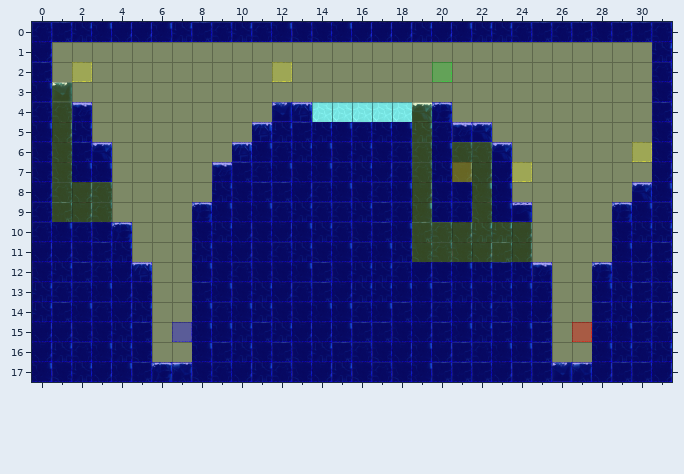
Two versions of a level (Tiled map, Spellington/src/res/map/mapPlains11.tmx). Above is the file before it was changed.
Cells are 50x50 px. Shown: x 0..31, y 0..17.
The same view after the edit:
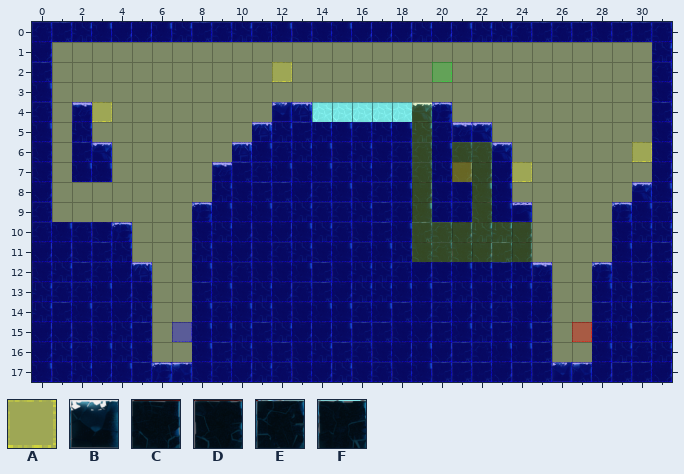
Key: from "collisionTile": A 4; from "frozenPlainsTile": B 6, C 40, D 42, E 44, F 45.
_ is an empty cell, . an unchanged one.
See-through tiles are keyed as they look on the map.
From old to new:
--- layer "terrain"
@@ x 1..3 @@
- 3 B..
- 4 E..
- 5 C..
- 6 D..
- 7 D..
- 8 ECE
- 9 FCE
+ 3 _..
+ 4 _..
+ 5 _..
+ 6 _..
+ 7 _..
+ 8 ___
+ 9 ___
--- layer "event"
@@ x 2..2 @@
- 2 A
+ 2 _
@@ x 3..3 @@
- 4 _
+ 4 A
Pixel boxes of the changes (left, top, right, bottom) in both pictures:
changed: (52, 62, 112, 222)
